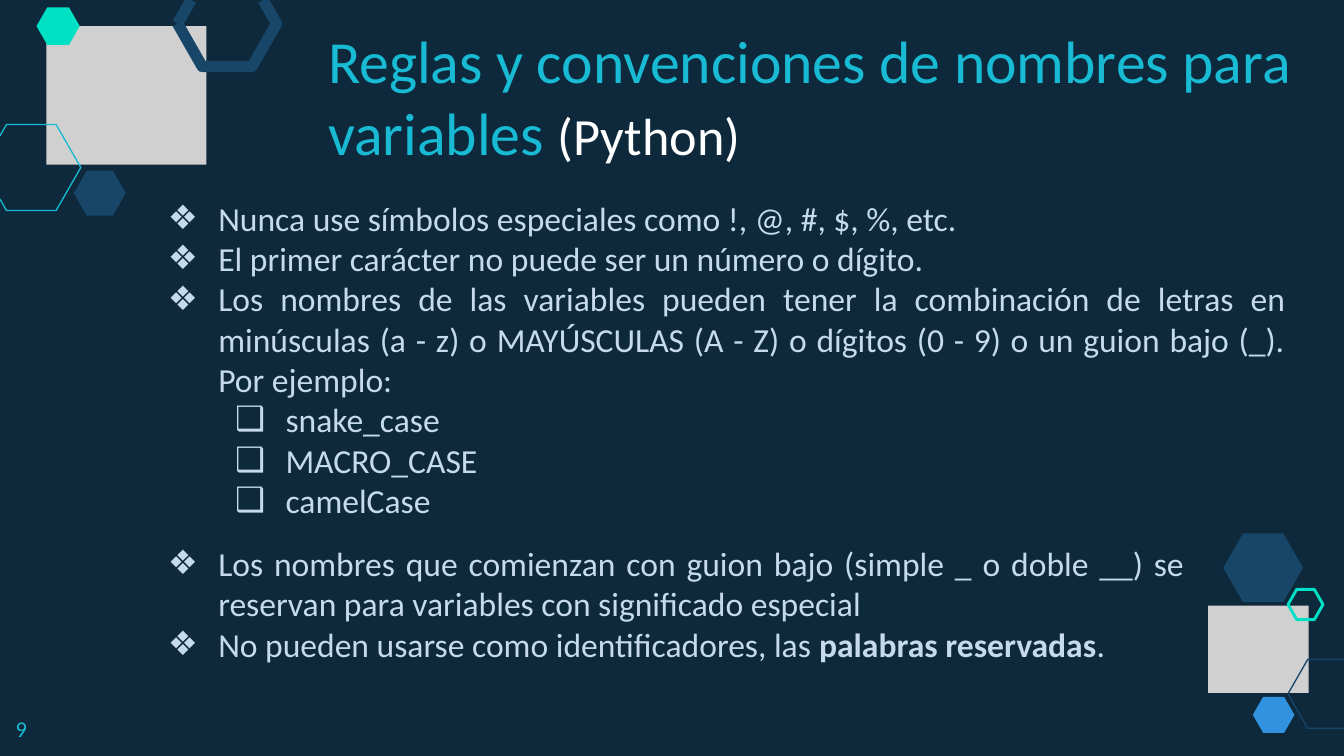
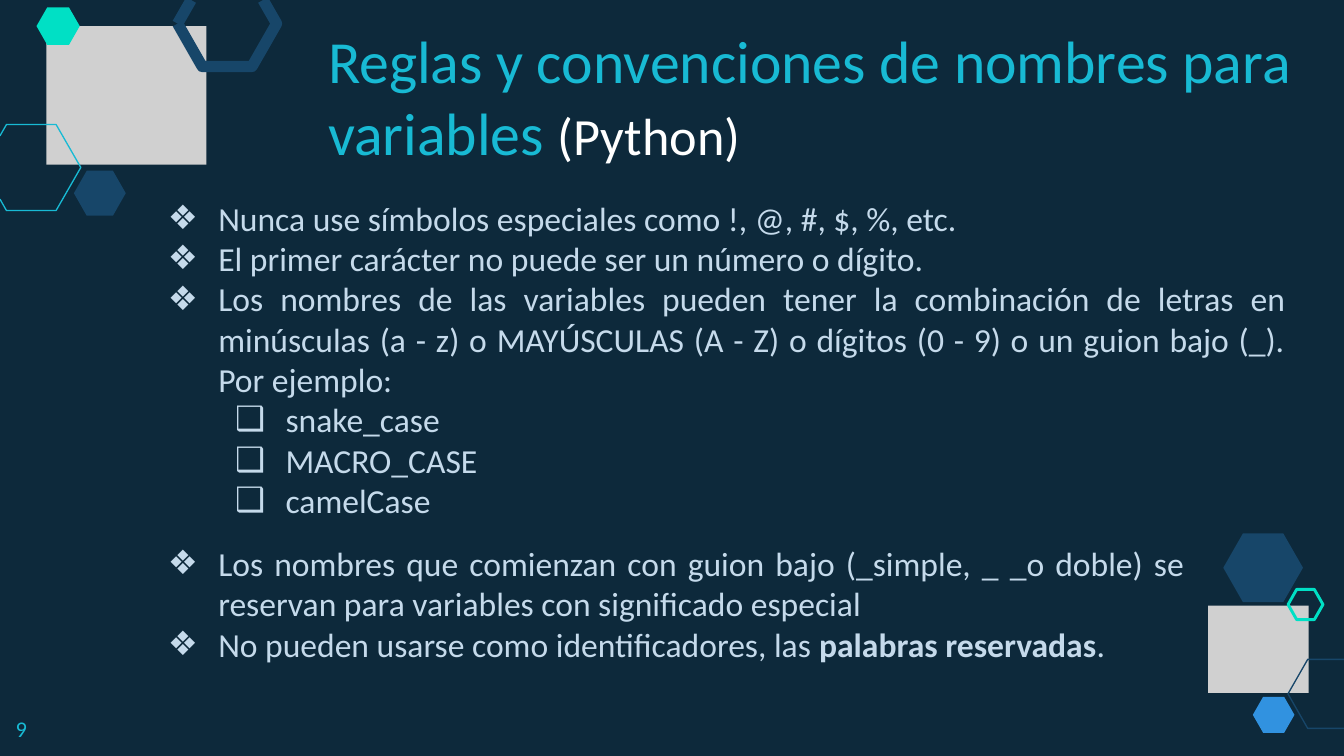
Before and after one commit to lizetheP/PensamientoC, a slide deck: slide 9 of calendario/documentos/2_TiposDatos.pptx. Drawn at 1344x756 pixels with LibreOffice and Linux fonts; fonts in the diff are those of the drawing; grey boxes stand for pictures. Boxes give left, top, right and bottom in pixels: in the first picture for what was removed or moved away, otherwise in the second. Text is boxed around its words. In the diff, an @@ line names an element or a change of style, - is before the commit and + after.

```diff
--- a/calendario/documentos/2_TiposDatos.pptx
+++ b/calendario/documentos/2_TiposDatos.pptx
@@ text at box(218, 551, 1184, 622): text changed @@
-❖ Los nombres que comienzan con guion bajo (simple _ o doble __) se reservan para variables con significado especial
+❖ Los nombres que comienzan con guion bajo (_simple, _ _o doble) se reservan para variables con significado especial
```
Also in this commit, not shown: 12 other files.
